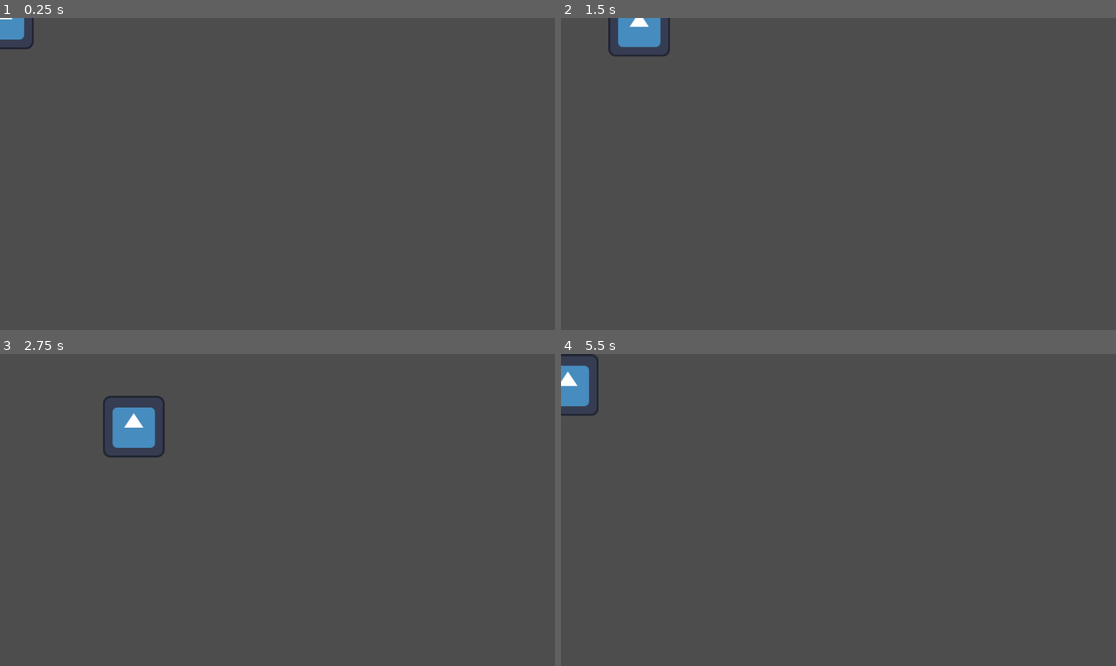
Above: before the commit, frames 1-4 (two rows, left to right).
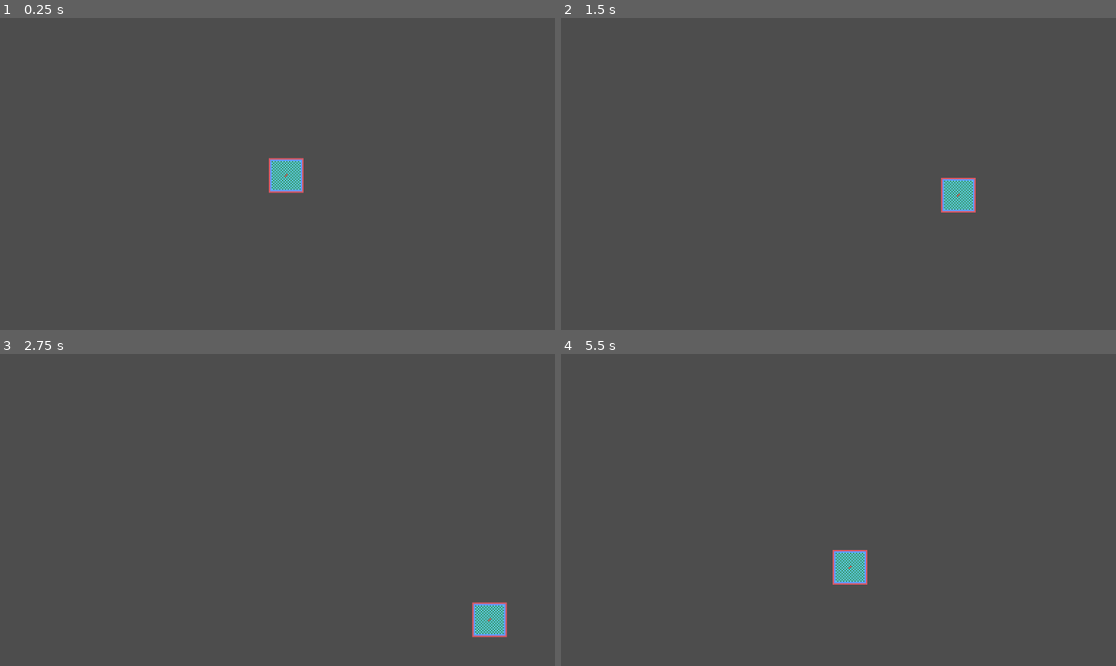
Above: after the commit, the same moments.

Repository: Laquinh/hell-duck-game
Game: Godot game, scene res://main.tscn
Same seed, same stepped clock (60 frames per second), same inputs: the game is played once before the commit and once after it. The engine's default icon, where the game draws it, is replaced by a stand-in: a white triangle on a blue panel in a dark square.
Inputs:
- Up to frame 1 (0.25 s): no input
- Up to frame 2 (1.5 s): tap Enter at 0.5 s; hold Right (move_right) 0.53-1.28 s; hold Down (move_down) from 1.28 s (still down)
- Up to frame 3 (2.75 s): release Down (move_down) at 2.03 s; hold Right (move_right) from 2.03 s (still down)
- Up to frame 4 (5.5 s): release Right (move_right) at 2.78 s; hold Up (move_up) 2.78-3.53 s; hold Left (move_left) 3.53-5.03 s; hold Down (move_down) from 5.03 s (still down)

The runs differ from the first frame. In frame 1, 1.1% of the frame differs, in the area x 0-55%, y 0-57%; in frame 2, 1.6%; in frame 3, 2.0%, in the area x 18-92%, y 13-91%; in frame 4, 1.5%.

Commit message:
Use a more accurately sized image

Diff:
--- a/main.tscn
+++ b/main.tscn
@@ -6,3 +6,6 @@
 
 [node name="Player" parent="." instance=ExtResource("1_ig7tw")]
 position = Vector2(6, 1)
+
+[node name="Camera2D" type="Camera2D" parent="."]
+zoom = Vector2(3, 3)
--- a/player.tscn
+++ b/player.tscn
@@ -1,12 +1,13 @@
 [gd_scene load_steps=4 format=3 uid="uid://d1gpphkbcphic"]
 
 [ext_resource type="Script" uid="uid://cshdedybrrd4v" path="res://player.gd" id="1_4flbx"]
-[ext_resource type="Texture2D" uid="uid://4q335xxs2p" path="res://icon.svg" id="2_onrkg"]
+[ext_resource type="Texture2D" uid="uid://dylpn1fstocga" path="res://ghost.png" id="2_onrkg"]
 
 [sub_resource type="RectangleShape2D" id="RectangleShape2D_sh265"]
 
 [node name="Player" type="CharacterBody2D"]
 script = ExtResource("1_4flbx")
+speed = 100.0
 
 [node name="Sprite2D" type="Sprite2D" parent="."]
 texture = ExtResource("2_onrkg")
@@ -17,3 +18,4 @@
 [node name="Camera2D" type="Camera2D" parent="."]
 visible = false
 enabled = false
+zoom = Vector2(5, 5)
--- a/project.godot
+++ b/project.godot
@@ -52,5 +52,6 @@
 
 [rendering]
 
+textures/canvas_textures/default_texture_filter=0
 renderer/rendering_method="gl_compatibility"
 renderer/rendering_method.mobile="gl_compatibility"
Binary file added: ghost.png
Not shown, added: ghost.png.import
